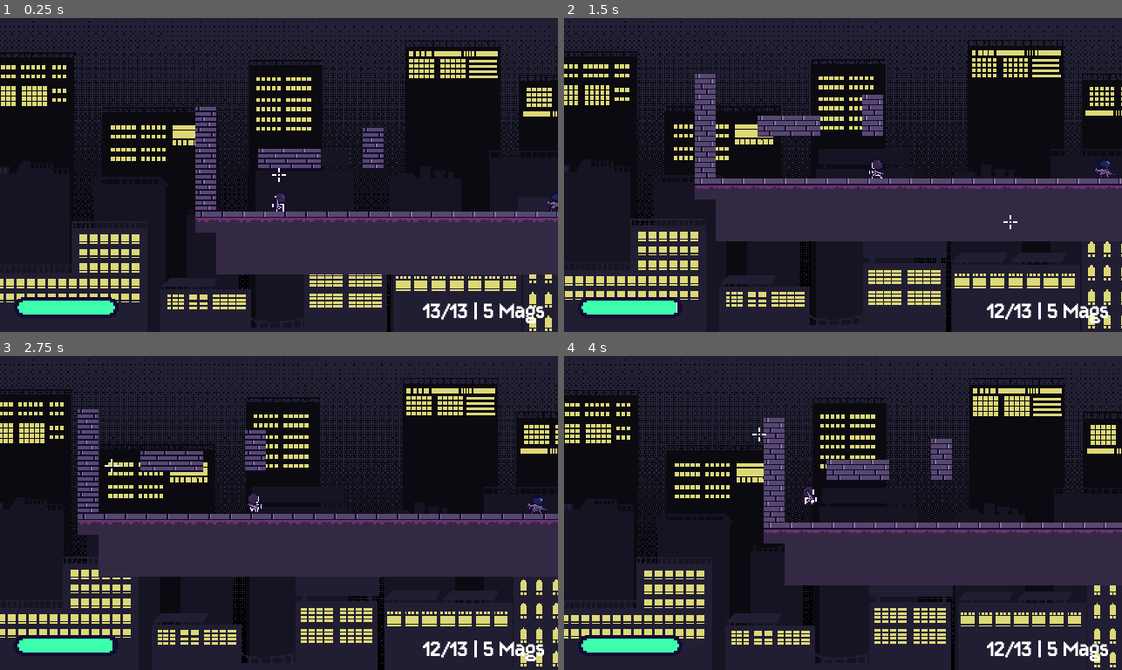
Above: before the commit, frames 1-4 (two rows, left to right).
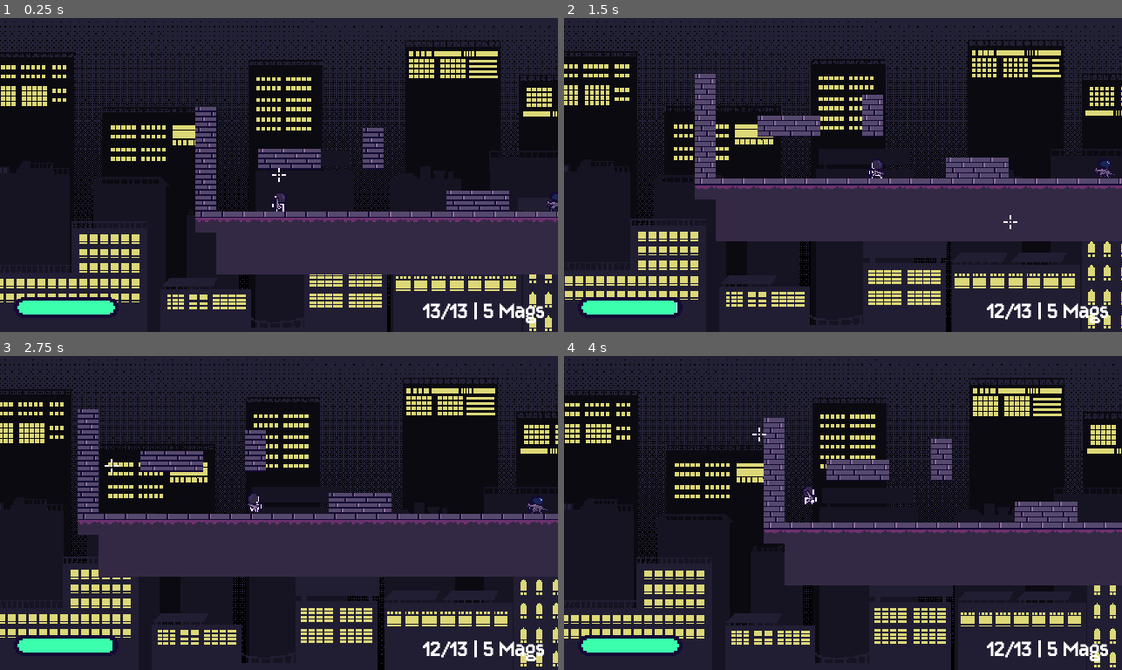
Above: after the commit, the same moments.

Repository: kyteidev/rogueshot
Game: Godot game, scene res://scenes/game_debug.tscn
Same seed, same stepped clock (60 frames per second), same inputs: the game is played once before the commit and once after it.
Inputs (mouse positions are in pixels of both pictures, inside the frame that each line leads up to):
- Up to frame 1 (0.25 s): no input
- Up to frame 2 (1.5 s): move the mouse to (815, 237) at 0.52 s; press the mouse at (815, 237) at 0.53 s; hold D (player_right) from 0.53 s (still down); tap W (player_jump) at 0.77 s; move the mouse to (1010, 222) at 1.27 s; release the mouse at (1010, 222) at 1.28 s; tap Shift (player_sprint) at 1.35 s
- Up to frame 3 (2.75 s): tap W (player_jump) at 1.52 s; move the mouse to (111, 465) at 2.02 s; release D (player_right) at 2.03 s; hold A (player_left) from 2.03 s (still down); tap 1 (weapon_1) at 2.1 s
- Up to frame 4 (4 s): keep holding A (player_left); move the mouse to (870, 513) at 2.77 s; tap 2 (weapon_2) at 2.85 s; tap W (player_jump) at 3.02, 3.77 s; move the mouse to (759, 434) at 3.52 s; tap Q (weapon_cycle) at 3.6 s

The runs differ from the first frame. In frame 1, 0.6% of the frame differs, in the area x 80-92%, y 55-62%; in frame 2, 0.7%; in frame 3, 0.6%; in frame 4, 0.7%, in the area x 80-93%, y 46-54%.

Commit message:
make enemy jump when chasing player if necessary

Diff:
--- a/scenes/game_debug.tscn
+++ b/scenes/game_debug.tscn
@@ -45,7 +45,7 @@
 [node name="TileMap" type="TileMap" parent="." unique_id=768231789]
 tile_set = SubResource("TileSet_nxcxh")
 format = 2
-layer_0/tile_data = PackedInt32Array(65534, 0, 0, 65535, 0,  …(1571 unchanged characters)…  0, -65512, 196608, 0, -65511, 196608, 0)
+layer_0/tile_data = PackedInt32Array(65534, 0, 0, 65535, 0,  …(1571 unchanged characters)…  0, -65512, 196608, 0, -65511, 196608, 0, -65526, 262144, 0, -65527, 262144, 0, -65528, 262144, 0)
 
 [node name="CrosshairCanvas" parent="." unique_id=1451679454 groups=["crosshair"] instance=ExtResource("4_8285f")]
 visible = false
--- a/scripts/enemy.gd
+++ b/scripts/enemy.gd
@@ -16,7 +16,7 @@
 const BASE_SPEED = 80.0
 const RUN_SPEED = BASE_SPEED * 1.5
 const PATROL_SPEED = 30.0
-const JUMP_VELOCITY = -200.0
+const JUMP_VELOCITY = -150.0
 
 const GROUND_ACCEL = 900.0
 const GROUND_FRICTION = 1100.0
@@ -389,9 +389,14 @@
 		anim.play("idle")
 		return 0.0
 
+	# moving horizontally
 	_set_run_anim(move_speed)
 	direction = 1 if pos_diff < 0 else -1
 	speed = move_speed
+
+	# jump if necessary
+	if wall_ray.is_colliding():
+		velocity.y = JUMP_VELOCITY
 
 	_point_toward(direction)
 
